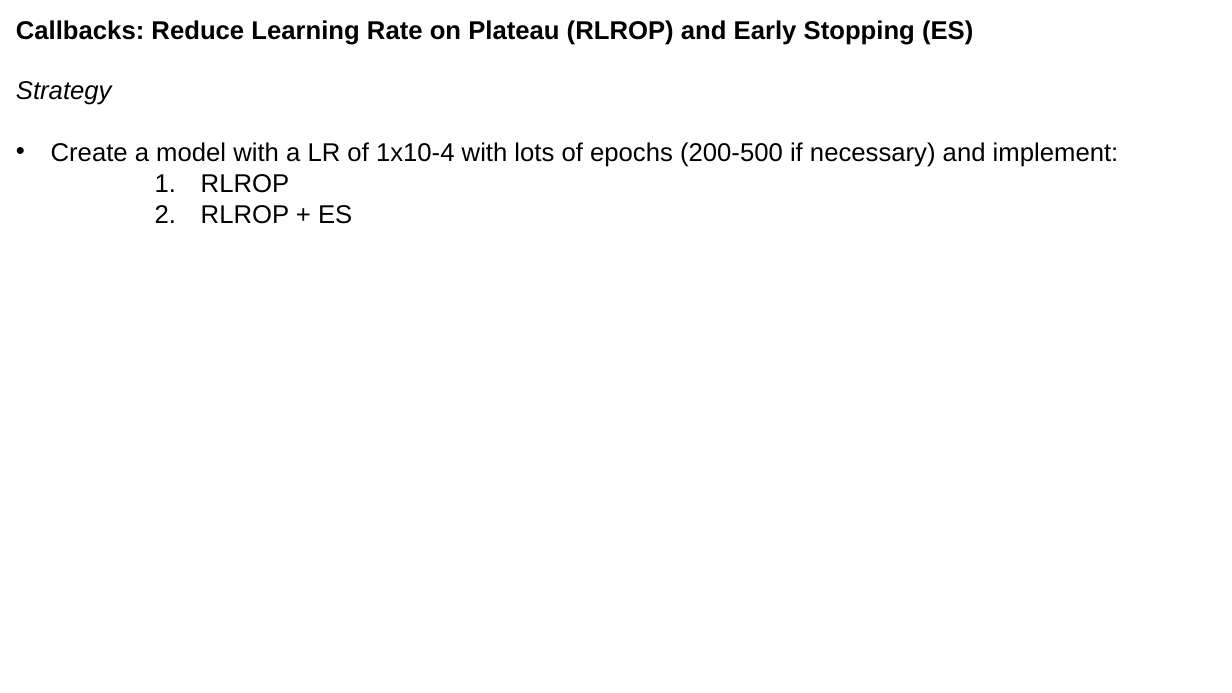
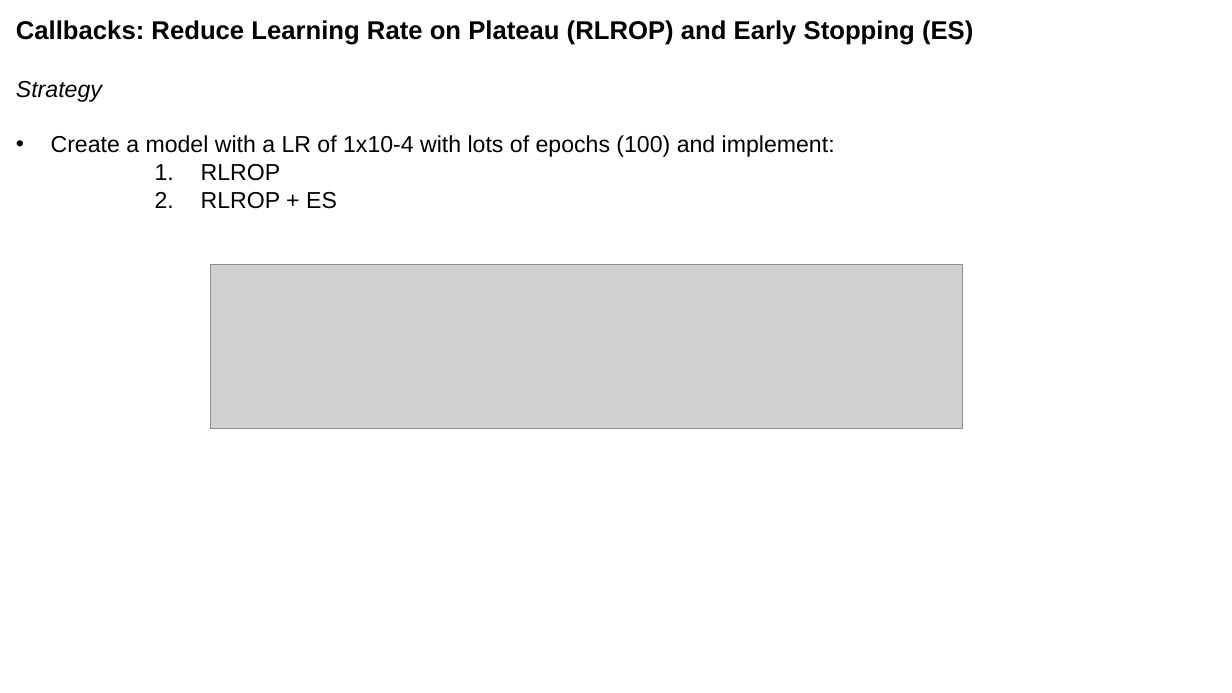
Before and after one commit to cameroncochrane/Brain-Tumor-Detection, a slide deck: slide 16 of dissemination/Brain Tumor Classification Model Comparisons.pptx. Drawn at 1232x693 pixels with LibreOffice and Linux fonts; fonts in the diff are those of the drawing; grey boxes stand for pictures. Boxes give left, top, right and bottom in pixels: in the first picture for what was removed or moved away, otherwise in the second. Text is boxed around its words. In the diff, an @@ line names an element or a change of style, - is before the commit and + after.

Commit message:
Started development of the Streamlit-based front-end portion of the project along with further dissemination of model evaluation results.

```diff
--- a/dissemination/Brain Tumor Classification Model Comparisons.pptx
+++ b/dissemination/Brain Tumor Classification Model Comparisons.pptx
@@ text at <box>16,81,337,209</box>: size 20 to 18 pt in "Strategy", "RLROP", "RLROP + ES" @@
@@ text at <box>51,135,835,157</box>: text changed; size 20 to 18 pt @@
-• Create a model with a LR of 1x10-4 with lots of epochs (200-500 if necessary) and implement:
+• Create a model with a LR of 1x10-4 with lots of epochs (100) and implement:
@@ picture added at <box>211,264,963,429</box> @@
```
Also in this commit, not shown: 2 other slides changed, 1 slide added, 7 other files.
